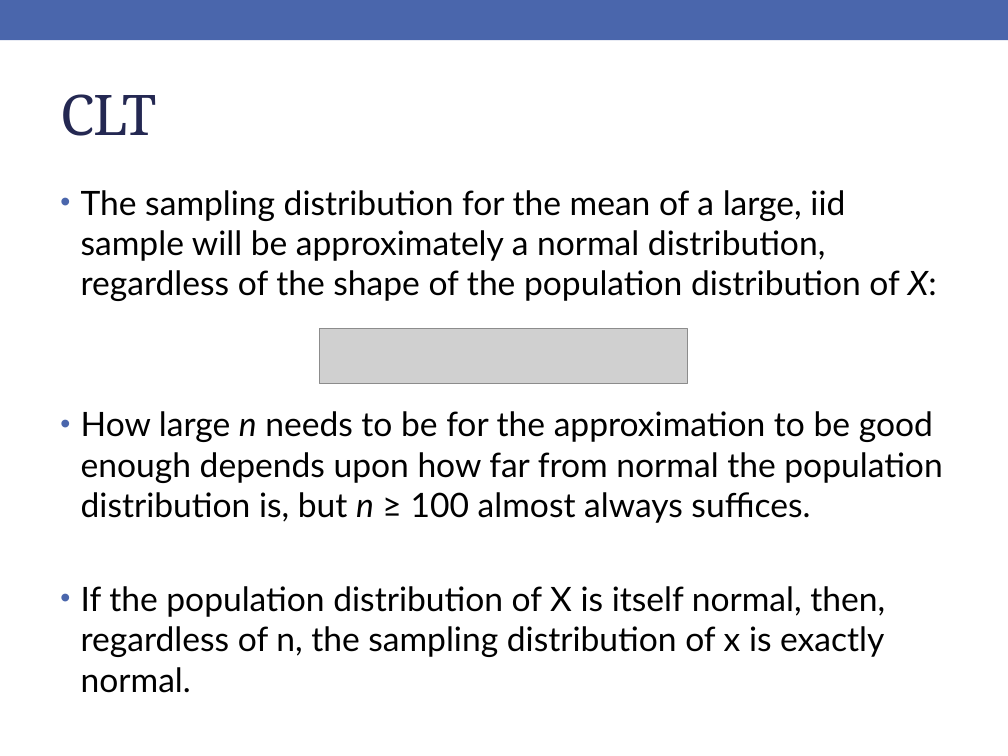
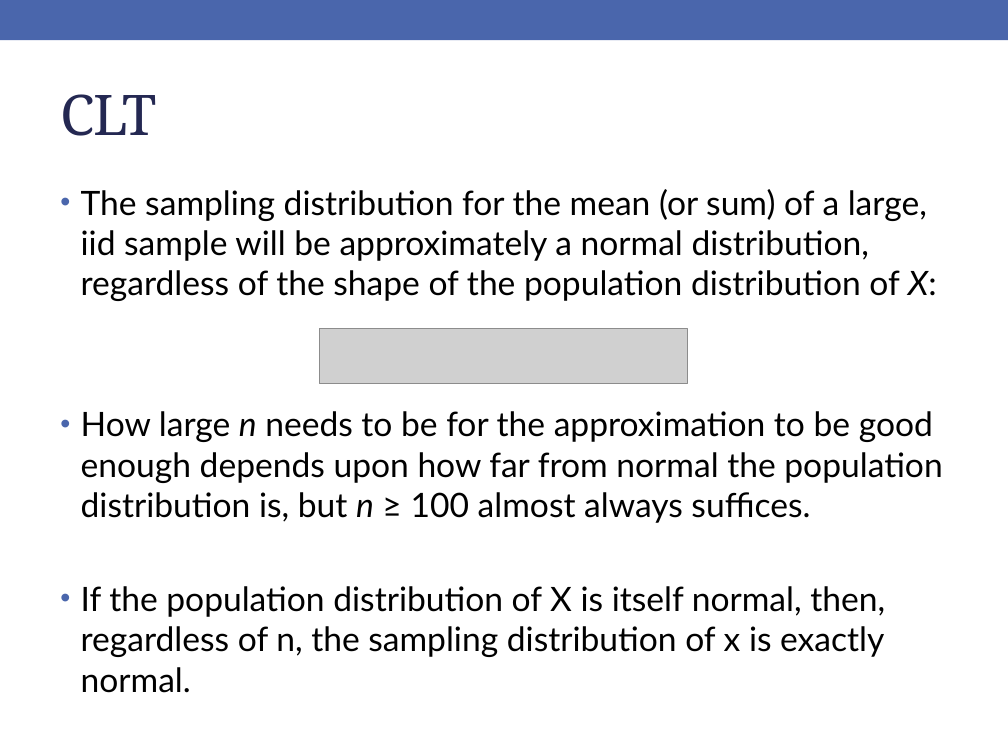
Before and after one commit to rebeccal/ohsu-math630, a slide deck: slide 65 of slides/cm041.pptx (slide 68 before the commit). Drawn at 1008x756 pixels with LibreOffice and Linux fonts; fonts in the diff are those of the drawing; grey boxes stand for pictures. Boxes give left, top, right and bottom in pixels: in the first picture for what was removed or moved away, otherwise in the second. Text is boxed around its words. In the diff, an @@ line names an element or a change of style, - is before the commit and + after.

```diff
--- a/slides/cm041.pptx
+++ b/slides/cm041.pptx
@@ text at <box>81,189,937,301</box>: text changed @@
-• The sampling distribution for the mean of a large, iid sample will be approximately a normal distribution, regardless of the shape of the population distribution of X:
+• The sampling distribution for the mean (or sum) of a large, iid sample will be approximately a normal distribution, regardless of the shape of the population distribution of X:
```
Also in this commit, not shown: 2 other slides changed, 3 slides removed, 17 other files.
